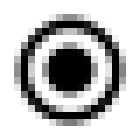
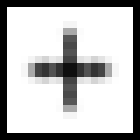
Layer changes from the first 140 x 140 image to the second:
added layer "Duplicate Frame" above "Color Fill 2 copy 5" over left=0, top=0, right=140, bottom=140
added layer "Duplicate" (1st of 2) above "Duplicate" over left=21, top=21, right=119, bottom=119
hid "Checbox Round Fill" over left=42, top=42, right=98, bottom=98
hid "Checkbox Round Frame" over left=14, top=14, right=126, bottom=126
hid "Checkbox Round BG" over left=21, top=21, right=119, bottom=119
